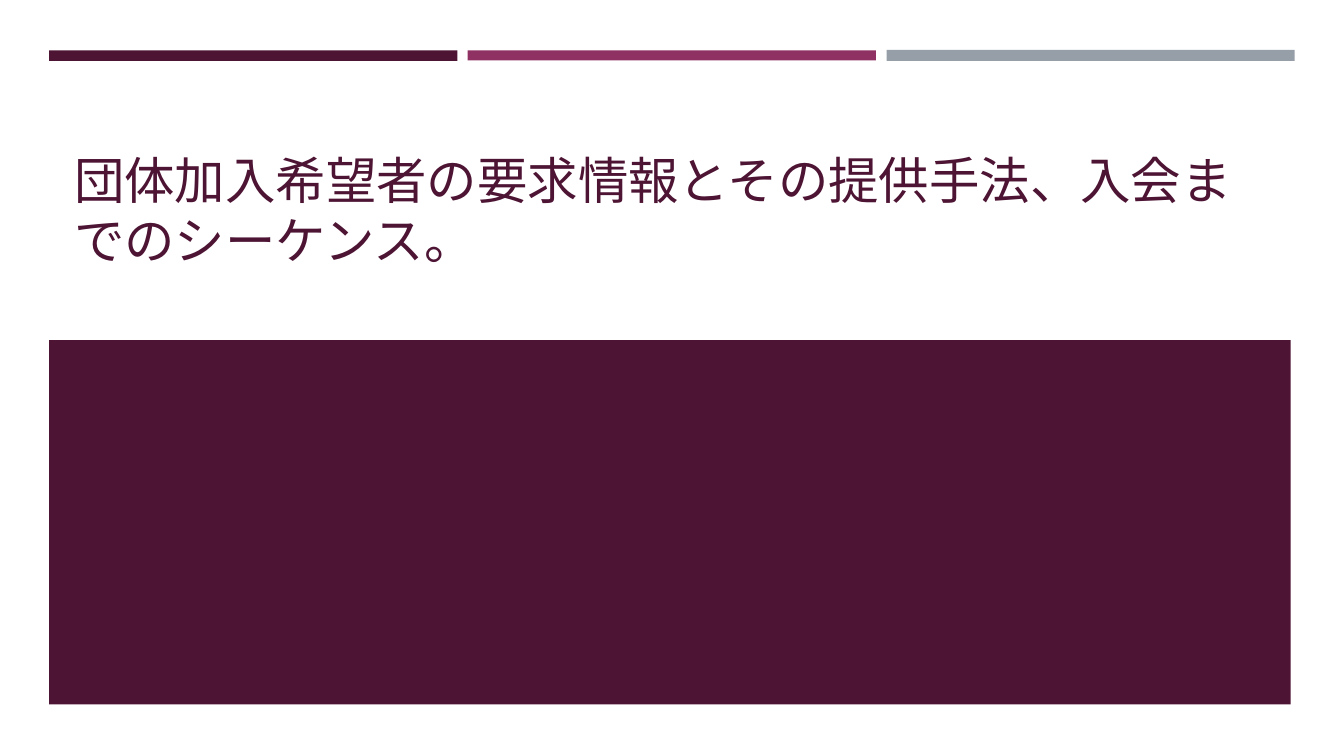
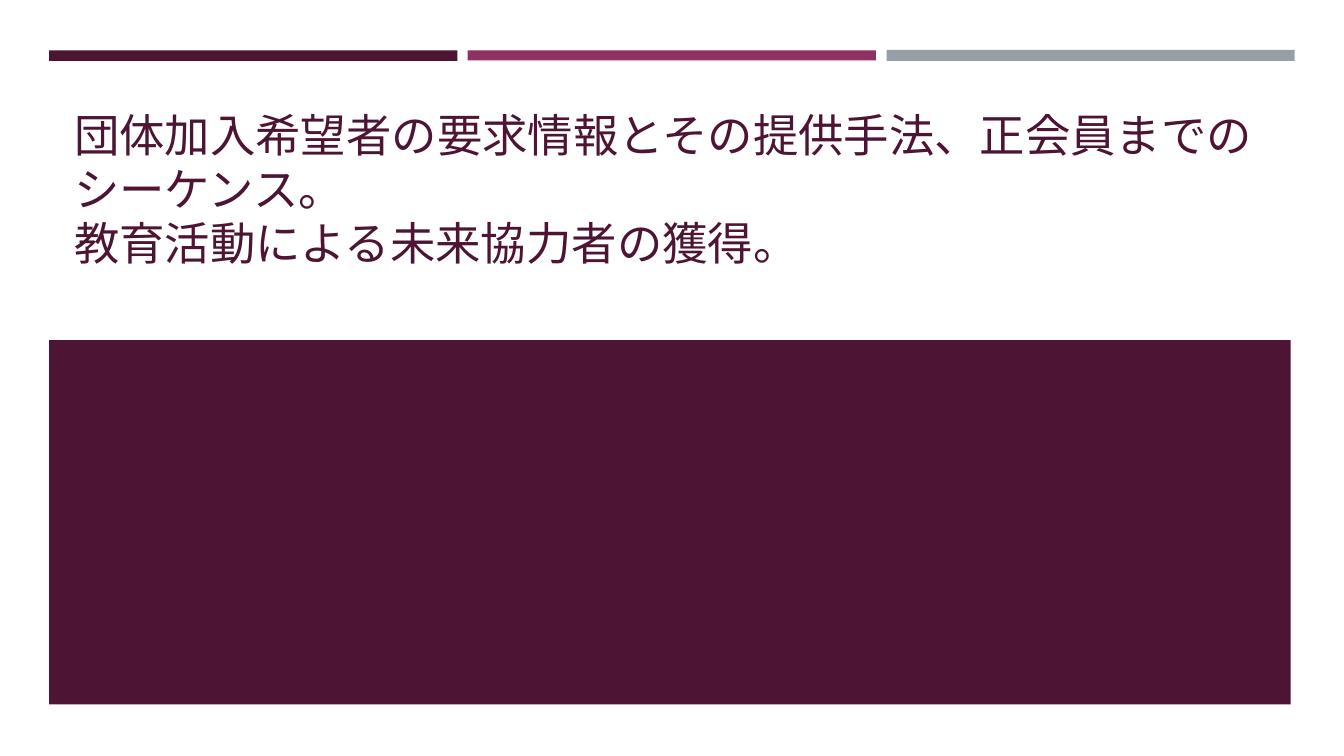
Before and after one commit to MasatoArai/subsidy, a slide deck: slide 1 of 団体加入希望者の要求情報とその提供手法.pptx. Drawn at 1344x756 pixels with LibreOffice and Linux fonts; fonts in the diff are those of the drawing. Boxes give left, top, right and bottom in pixels: in the first picture for what was removed or moved away, otherwise in the second. Text is boxed around its words. In the diff, an @@ line names an element or a change of style, - is before the commit and + after.

Commit message:
文言修正。エージェント活動追加

```diff
--- a/団体加入希望者の要求情報とその提供手法.pptx
+++ b/団体加入希望者の要求情報とその提供手法.pptx
@@ title at (74, 114, 1252, 264): text changed; size 36 to 32.4 pt @@
-団体加入希望者の要求情報とその提供手法、入会までのシーケンス。
+団体加入希望者の要求情報とその提供手法、正会員までのシーケンス。
+教育活動による未来協力者の獲得。
```
Also in this commit, not shown: 3 other slides changed, 1 slide added, 2 other files.
